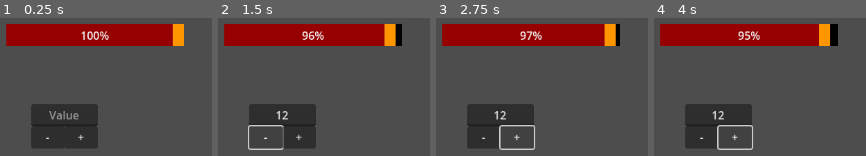
Above: before the commit, frames 1-4 (left to right).
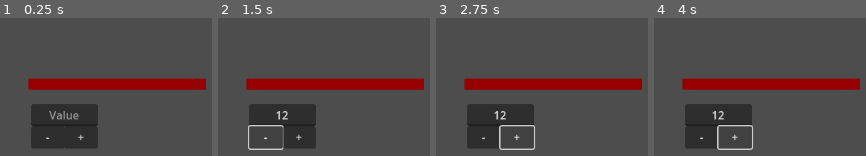
Above: after the commit, the same moments.

Repository: Xanmal877/The-Runic-Isles-MVM-28
Game: Godot game, scene res://scenes/test.tscn
Same seed, same stepped clock (60 frames per second), same inputs: the game is played once before the commit and once after it.
Inputs (mouse positions are in pixels of both pictures, inside the frame that each line leads up to):
- Up to frame 1 (0.25 s): no input
- Up to frame 2 (1.5 s): click (281, 115) at 0.52 s; type "12" at 0.6 s; click "-" at 1.25 s
- Up to frame 3 (2.75 s): click "+" at 2 s
- Up to frame 4 (4 s): click "-" at 2.75 s; click "+" at 3.5 s

The runs differ from the first frame. In frame 1, 21% of the frame differs, in the area x 2-98%, y 4-53%; in frame 2, 21%; in frame 3, 21%; in frame 4, 21%.

Commit message:
no description

Diff:
--- /dev/null
+++ b/resources/new_style_box_flat.tres
@@ -0,0 +1,4 @@
+[gd_resource type="StyleBoxFlat" format=3 uid="uid://cyf3o0g2f062x"]
+
+[resource]
+bg_color = Color(0, 0.588235, 0, 1)
--- a/scenes/health_bar.tscn
+++ b/scenes/health_bar.tscn
@@ -1,44 +1,36 @@
-[gd_scene load_steps=6 format=3 uid="uid://cu0hqe6xuoenb"]
+[gd_scene load_steps=6 format=3 uid="uid://c6u1gqy1agpn0"]
 
-[ext_resource type="Script" path="res://scripts/health_bar.gd" id="1_768f6"]
+[ext_resource type="Script" path="res://scripts/health_bar.gd" id="1_blcgs"]
 
-[sub_resource type="StyleBoxFlat" id="StyleBoxFlat_tcja2"]
+[sub_resource type="StyleBoxEmpty" id="StyleBoxEmpty_2ifsf"]
+
+[sub_resource type="StyleBoxFlat" id="StyleBoxFlat_bedib"]
+bg_color = Color(0.588235, 0, 0, 1)
+corner_detail = 1
+
+[sub_resource type="StyleBoxFlat" id="StyleBoxFlat_lfdnc"]
 bg_color = Color(0, 0, 0, 1)
 corner_detail = 1
 
-[sub_resource type="StyleBoxFlat" id="StyleBoxFlat_an5yj"]
-bg_color = Color(0.588235, 0, 0, 1)
+[sub_resource type="StyleBoxFlat" id="StyleBoxFlat_rl3pq"]
 corner_detail = 1
 
-[sub_resource type="StyleBoxFlat" id="StyleBoxFlat_dkocu"]
-bg_color = Color(0.6, 0.6, 0.6, 0)
+[node name="HealthBarContainer" type="Node2D"]
+script = ExtResource("1_blcgs")
 
-[sub_resource type="StyleBoxFlat" id="StyleBoxFlat_j3877"]
-bg_color = Color(1, 0.588235, 0, 1)
-
-[node name="HealthBar" type="Control"]
-layout_mode = 3
-anchors_preset = 0
+[node name="HealthBar" type="ProgressBar" parent="."]
 offset_right = 256.0
-offset_bottom = 32.0
-script = ExtResource("1_768f6")
-
-[node name="Health" type="ProgressBar" parent="."]
-layout_mode = 0
-offset_right = 256.0
-offset_bottom = 32.0
-theme_override_styles/background = SubResource("StyleBoxFlat_tcja2")
-theme_override_styles/fill = SubResource("StyleBoxFlat_an5yj")
-value = 100.0
-
-[node name="Alteration" type="ProgressBar" parent="."]
-layout_mode = 0
-offset_left = 256.0
-offset_top = 32.0
-offset_right = 272.0
-offset_bottom = 64.0
-scale = Vector2(-1, -1)
-theme_override_styles/background = SubResource("StyleBoxFlat_dkocu")
-theme_override_styles/fill = SubResource("StyleBoxFlat_j3877")
+offset_bottom = 16.0
+theme_override_styles/background = SubResource("StyleBoxEmpty_2ifsf")
+theme_override_styles/fill = SubResource("StyleBoxFlat_bedib")
 value = 100.0
 show_percentage = false
+
+[node name="AlterationBar" type="ProgressBar" parent="."]
+z_index = -1
+offset_right = 256.0
+offset_bottom = 16.0
+theme_override_styles/background = SubResource("StyleBoxFlat_lfdnc")
+theme_override_styles/fill = SubResource("StyleBoxFlat_rl3pq")
+value = 100.0
+show_percentage = false
--- a/scenes/test.tscn
+++ b/scenes/test.tscn
@@ -12,8 +12,4 @@
 offset_bottom = -233.0
 
 [node name="HealthBar" parent="HealthBarDebug" instance=ExtResource("2_lxstt")]
-layout_mode = 0
-offset_left = -36.0
-offset_top = -116.0
-offset_right = 220.0
-offset_bottom = -84.0
+position = Vector2(-4, -37)
--- a/scripts/health_bar.gd
+++ b/scripts/health_bar.gd
@@ -1,25 +1,32 @@
-extends Control
+extends Node2D
 
-@onready var Parent     = get_parent()
-@onready var Health     = $Health
-@onready var Alteration = $Alteration
+@onready var parent: Object = get_parent()
+@onready var parent_health_ratio: float = parent.health / parent.max_health
 
-@onready var parent_health_ratio : float = Parent.current_health / Parent.max_health
-@onready var bar_health_ratio    : float = Health.size.x / Health.value
-
-func alteration_position() -> Vector2:
-	var _parent_health_ratio : float = Parent.current_health / Parent.max_health
-	return Vector2(Health.size.x * _parent_health_ratio, Health.position.y + Health.size.y)
 
 func _process(delta):
+	positive_health_change()
+	positive_alteration()
+	negative_health_change()
+	negative_alteration()
 
-	var tween_health_value = create_tween()
-	var tween_alteration_position = create_tween()
-	Health.max_value = Parent.max_health
-	Health.min_value = 0
 
-	tween_health_value.tween_property(Health    , "value"   , Parent.current_health, 1)
-	tween_alteration_position.tween_property(Alteration, "position", alteration_position(), 1)
+func positive_health_change() -> void:
+	if parent.health > $HealthBar.value:
+		$HealthBar.value = lerp($HealthBar.value, parent.health, 0.05)
 
-	Alteration.max_value = Parent.current_health - Health.value
-	Alteration.value = Parent.current_health - Health.value
+func positive_alteration() -> void:
+	if parent.health > $AlterationBar.value:
+		$AlterationBar.value = lerp($AlterationBar.value, parent.health, 0.1)
+		$AlterationBar.get("theme_override_styles/fill").bg_color = Color8(0, 150, 0)
+
+
+func negative_health_change() -> void:
+	if $HealthBar.value < $AlterationBar.value and $HealthBar.value == parent.health:
+		$HealthBar.value = lerp($HealthBar.value, parent.health, 0.1)
+
+
+func negative_alteration() -> void:
+	if parent.health < $AlterationBar.value:
+		$AlterationBar.value = lerp($AlterationBar.value, parent.health, 0.05)
+		$AlterationBar.get("theme_override_styles/fill").bg_color = Color8(255, 150, 0)
--- a/scripts/health_bar_debug.gd
+++ b/scripts/health_bar_debug.gd
@@ -1,16 +1,16 @@
 extends Control
 
 var max_health     : float = 100
-var current_health : float = 100
+var health : float = 100
 
 func clamp_health():
-	current_health = clamp(current_health, 0, max_health)
+	health = clamp(health, 0, max_health)
 
 func _on_apply_damage_pressed():
-	current_health -= float($LineEdit.text)
+	health -= float($LineEdit.text)
 
 func _on_apply_heal_pressed():
-	current_health += float($LineEdit.text)
+	health += float($LineEdit.text)
 
 @warning_ignore("unused_parameter")
 func _process(delta):
Not shown: 1 places in scenes/test.tscn that only renumber resources
